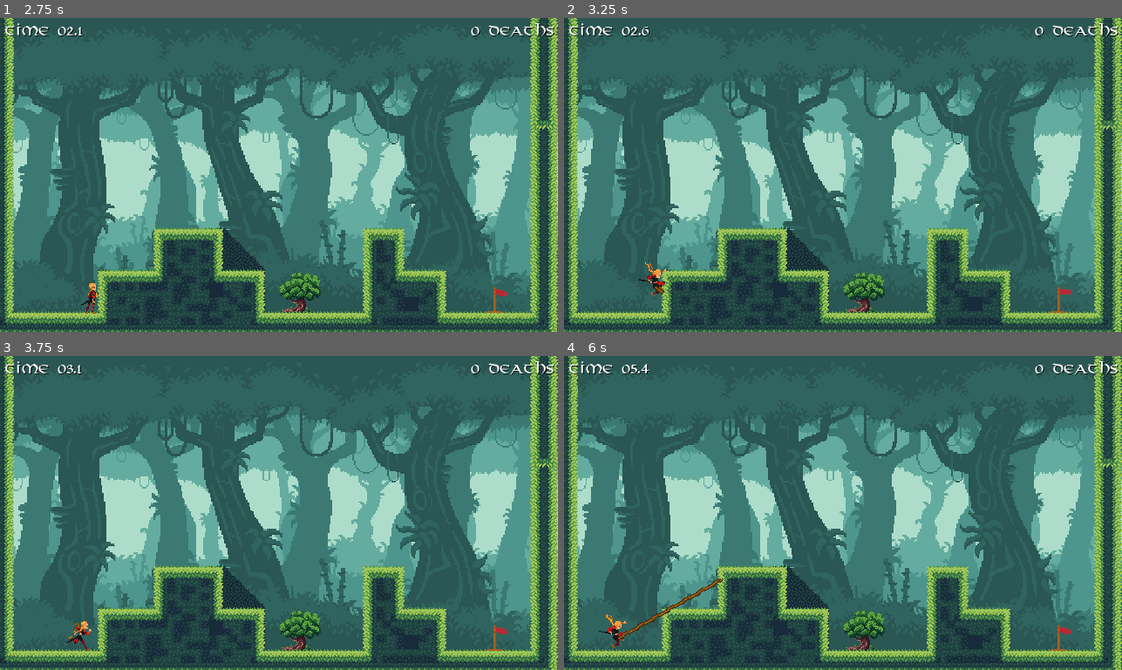
Above: before the commit, frames 1-4 (two rows, left to right).
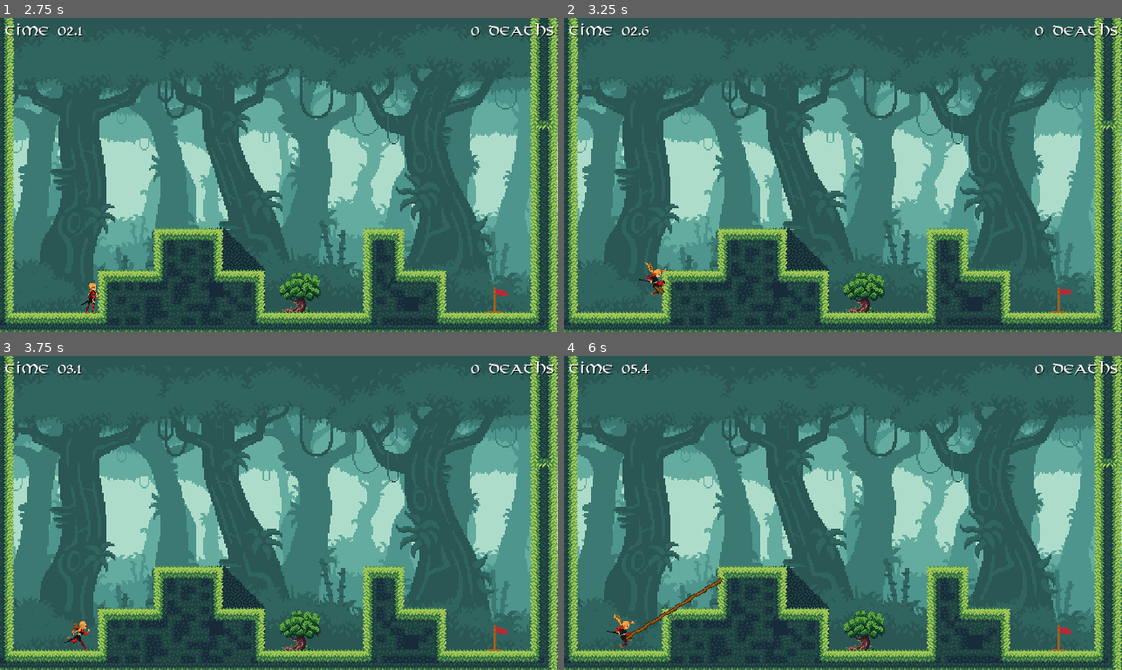
Above: after the commit, the same moments.

Repository: doofmars/root-girl
Game: Godot game, scene res://src/game.tscn
Two runs of this game, one before a commit and one after it. Both use one fixed random seed, a clock stepped at 60 frames per second and the inputs below. Sound files missing from this copy of the repository are replaced by a short silence.
Inputs (mouse positions are in pixels of both pictures, inside the frame that each line leads up to):
- Up to frame 1 (2.75 s): click "Start Game" at 0.5 s; tap Enter (ui_accept) at 1.25, 1.52, 2.27 s; move the mouse to (401, 159) at 1.27 s; press the mouse at (401, 159) at 1.28 s; hold Right (move_right) from 1.28 s (still down); move the mouse to (167, 190) at 2.02 s; release the mouse at (167, 190) at 2.03 s; click (167, 190) at 2.1 s
- Up to frame 2 (3.25 s): move the mouse to (898, 105) at 2.77 s; release Right (move_right) at 2.78 s; press the mouse at (898, 105) at 2.78 s; hold Left (move_left) from 2.78 s (still down)
- Up to frame 3 (3.75 s): move the mouse to (251, 575) at 3.52 s; release Left (move_left) at 3.53 s; release the mouse at (251, 575) at 3.53 s; hold Right (move_right) from 3.53 s (still down); click (251, 575) at 3.6 s
- Up to frame 4 (6 s): tap Enter (ui_accept) at 3.77, 4.25, 4.52, 5.27 s; move the mouse to (1010, 560) at 4.27 s; press the mouse at (1010, 560) at 4.28 s; move the mouse to (675, 465) at 5.02 s; release Right (move_right) at 5.03 s; release the mouse at (675, 465) at 5.03 s; hold Left (move_left) 5.03-5.78 s; click (675, 465) at 5.1 s; move the mouse to (870, 513) at 5.77 s; press the mouse at (870, 513) at 5.78 s; hold Right (move_right) from 5.78 s (still down)

Frame 1 is identical in both runs. In frame 2, less than 0.1% of the frame differs, in the area x 13-19%, y 78-89%; in frame 3, 0.1%; in frame 4, 0.6%, in the area x 6-29%, y 70-94%.

Commit message:
Keep player impulse when attaching root

Diff:
--- a/src/character/Girl.gd
+++ b/src/character/Girl.gd
@@ -89,4 +89,4 @@
 
 
 func _on_RootSwing_attach(root_target:Vector2, _root_length:float):
-	the_root.attach(root_target)
+	the_root.attach(root_target, velocity)
--- a/src/character/RootHandle.gd
+++ b/src/character/RootHandle.gd
@@ -2,10 +2,11 @@
 extends RigidBody2D
 
 export var desired_position: Vector2 = Vector2.ZERO
+export var starting_velocity: Vector2 = Vector2.ZERO
 export var update_position = true
 
 func _integrate_forces(state):
 	if (update_position):
 		var newTransform = Transform2D(0, desired_position)
-		state.linear_velocity = Vector2.ZERO
+		state.linear_velocity = starting_velocity
 		state.transform = newTransform
--- a/src/objects/TheRoot.gd
+++ b/src/objects/TheRoot.gd
@@ -14,12 +14,19 @@
 func on_player_move(position: Vector2):
 	$RootHandle.desired_position = position
 
-func attach(root_anchor_pos: Vector2):
+func attach(root_anchor_pos: Vector2, player_velocity: Vector2):
 	attached = true
+	var root_vector: Vector2 = (root_anchor_pos - $RootHandle.global_position).normalized()
+	var swing_vector: Vector2
+	if (root_vector.x > 0):
+		swing_vector = root_vector.rotated(PI/4)
+	else:
+		swing_vector = root_vector.rotated(-PI/4)
 	$RootHandle.update_position = false
 	$RootAnchor.global_position = root_anchor_pos
 	$RootJoint.global_position = root_anchor_pos
 	$RootJoint.node_b = $RootHandle.get_path()
+	$RootHandle.apply_impulse(Vector2.ZERO, swing_vector * cos(swing_vector.angle_to(player_velocity)) * player_velocity.length())
 
 func detach():
 	$RootJoint.node_b = $RootAnchor.get_path()
